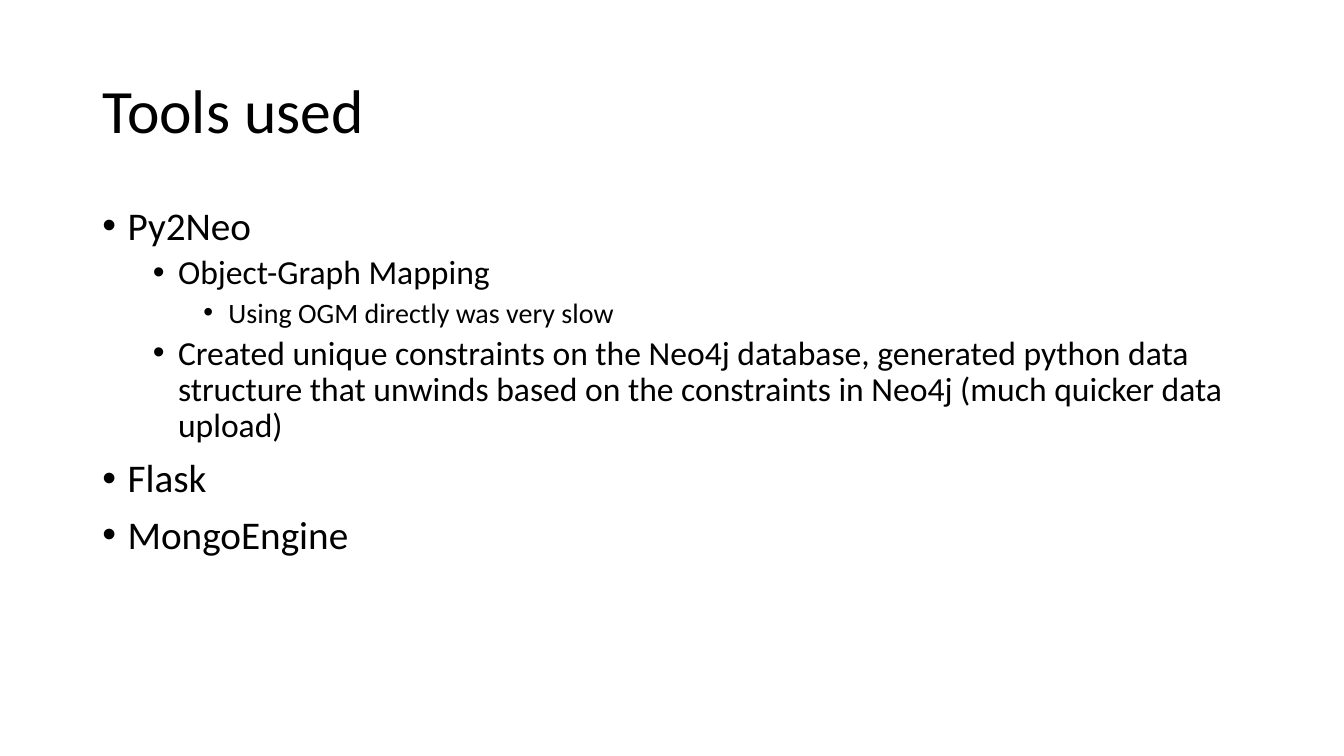
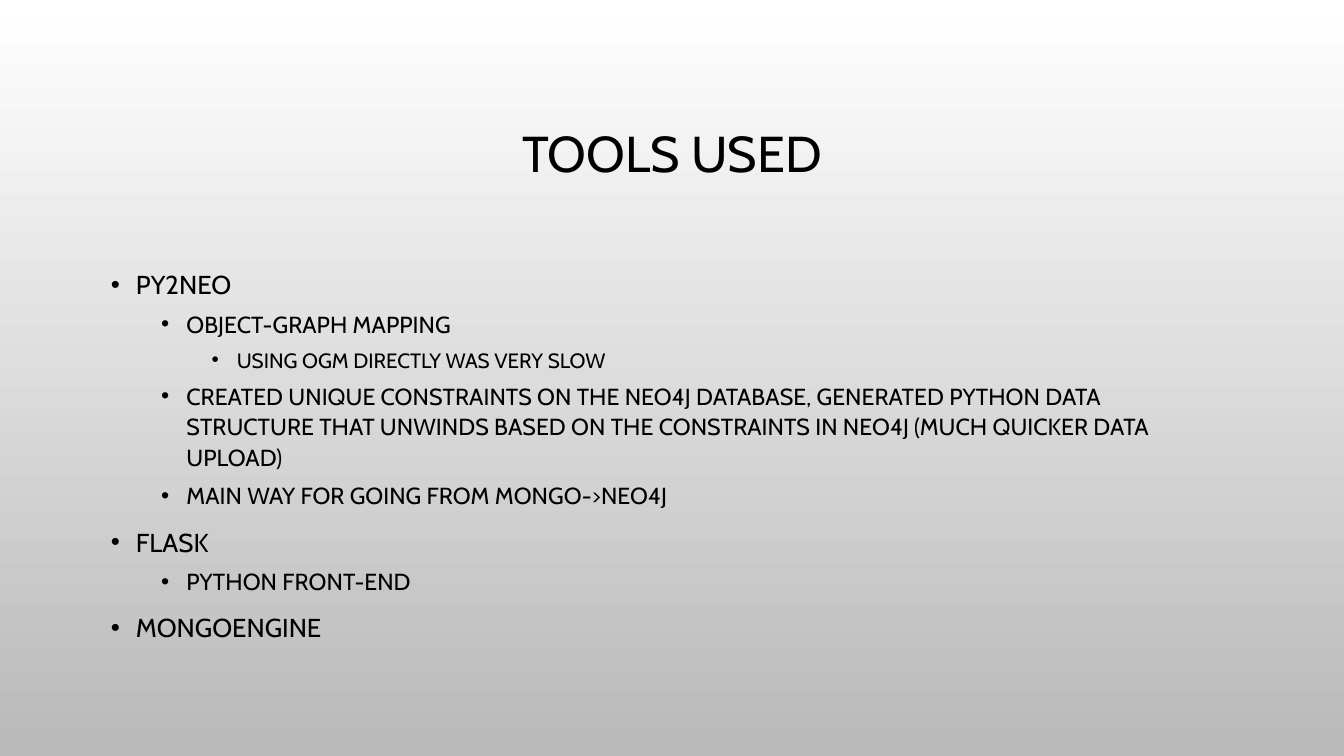
Before and after one commit to abpwrs/ece-5995-fa20-final-project, a slide deck: slide 8 of Final_presentation.pptx (slide 7 before the commit). Drawn at 1344x756 pixels with LibreOffice and Linux fonts; fonts in the diff are those of the drawing; background and template pictures are left out. Boxes give left, top, right and bottom in pixels: in the first picture for what was removed or moved away, otherwise in the second. Text is boxed around its words. In the diff, an @@ line names an element or a change of style, - is before the commit and + after.

Commit message:
Added Mongo DB model diagram, workflow diagram

```diff
--- a/Final_presentation.pptx
+++ b/Final_presentation.pptx
@@ background #FFFFFF to picture (left out) @@
@@ title at [522, 136, 821, 173]: text changed; size 44 to 36 pt; font Calibri to Cabin @@
-Tools used
+TOOLS USED
@@ text at [136, 275, 1148, 638]: text changed; size 24 to 16.6 pt; font Calibri to Cabin @@
-• Py2Neo
-  • Object-Graph Mapping
-    • Using OGM directly was very slow
-  • Created unique constraints on the Neo4j database, generated python data structure that unwinds based on the constraints in Neo4j (much quicker data upload)
-• Flask
-• MongoEngine
+• PY2NEO
+  • OBJECT-GRAPH MAPPING
+    • USING OGM DIRECTLY WAS VERY SLOW
+  • CREATED UNIQUE CONSTRAINTS ON THE NEO4J DATABASE, GENERATED PYTHON DATA STRUCTURE THAT UNWINDS BASED ON THE CONSTRAINTS IN NEO4J (MUCH QUICKER DATA UPLOAD)
+  • MAIN WAY FOR GOING FROM MONGO->NEO4J
+• FLASK
+  • PYTHON FRONT-END
+• MONGOENGINE
```
Also in this commit, not shown: 10 other slides changed, 1 slide added.
